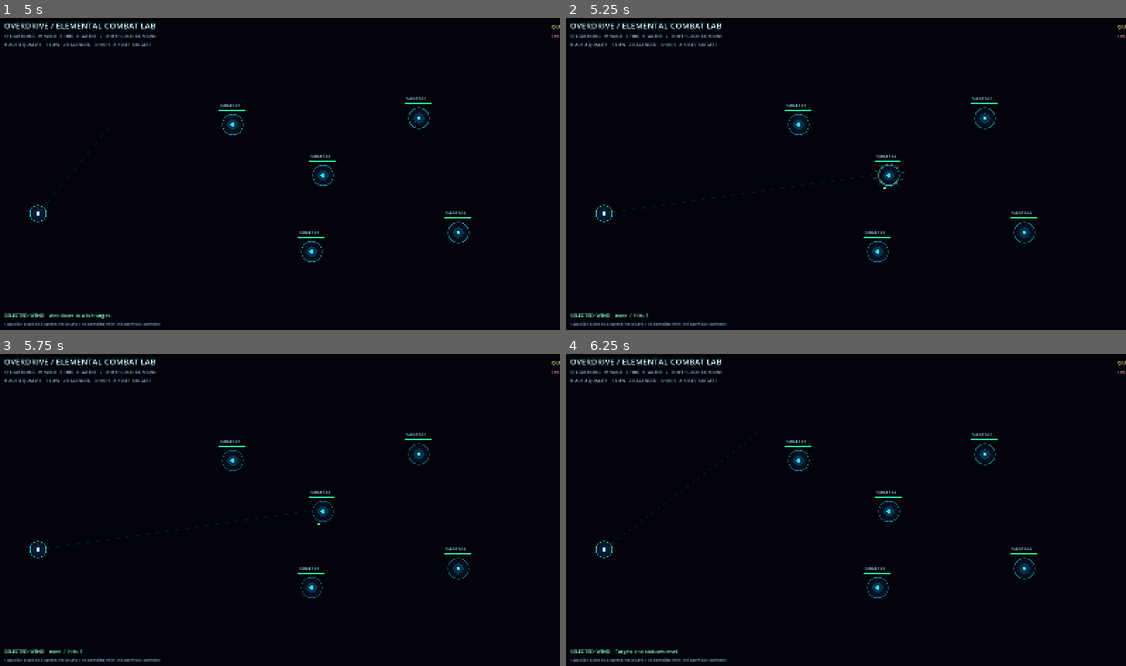
Above: before the commit, frames 1-4 (two rows, left to right).
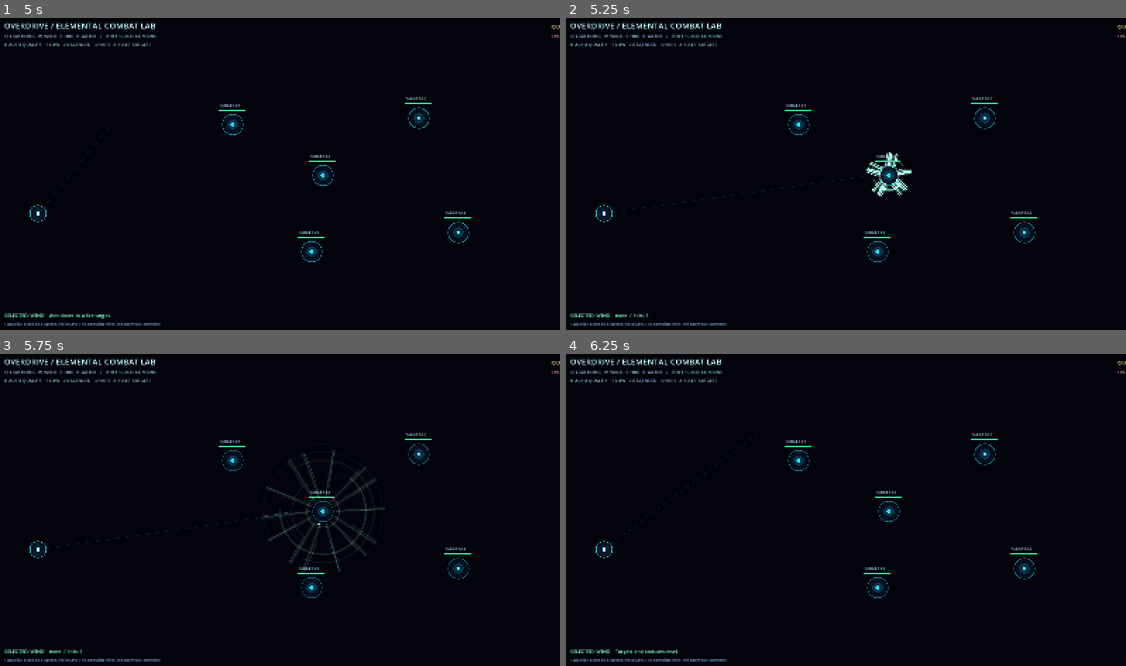
Above: after the commit, the same moments.

Repository: rifatsidik/elemental-overdrive
Game: Godot game, scene res://scenes/elemental_combat_lab.tscn
Two runs of this game, one before a commit and one after it. Both use one fixed random seed, a clock stepped at 60 frames per second and the inputs below. This scene is started directly instead of the project's main scene.
Inputs (mouse positions are in pixels of both pictures, inside the frame that each line leads up to):
- Up to frame 1 (5 s): tap Enter at 0.5, 2, 3.5 s; move the mouse to (403, 158) at 0.52 s; hold D 0.53-1.28 s; tap Q at 0.6 s; click (403, 158) at 0.67 s; tap Space at 1.25, 2.75, 4.25 s; move the mouse to (162, 192) at 1.27 s; hold S 1.28-2.03 s; tap E at 1.35 s; move the mouse to (336, 105) at 2.02 s; hold D 2.03-2.78 s; tap R at 2.1 s; move the mouse to (252, 239) at 2.77 s; hold W 2.78-3.53 s; tap 0 at 2.85 s; click (252, 239) at 2.92 s; move the mouse to (448, 223) at 3.52 s; hold A from 3.53 s (still down); tap 1 at 3.6 s; move the mouse to (106, 127) at 4.27 s; tap 2 at 4.35 s
- Up to frame 2 (5.25 s): move the mouse to (874, 174) at 5.02 s; release A at 5.03 s; hold S from 5.03 s (still down); tap 3 at 5.1 s; click (874, 174) at 5.17 s
- Up to frame 3 (5.75 s): keep holding S
- Up to frame 4 (6.25 s): move the mouse to (762, 432) at 5.77 s; release S at 5.78 s; hold D from 5.78 s (still down); tap X at 5.85 s

Frame 1 is identical in both runs. In frame 2, 0.4% of the frame differs, in the area x 53-62%, y 42-58%; in frame 3, 0.9%, in the area x 46-69%, y 30-70%; in frame 4, nothing differs.

Commit message:
Upgrade wind effects with broad pressure rings and cutting gust ribbons

Diff:
--- a/scripts/visuals/elements/wind_burst.gd
+++ b/scripts/visuals/elements/wind_burst.gd
@@ -2,19 +2,22 @@
 class_name OverdriveWindBurst
 
 var age: float = 0.0
-var lifetime: float = 0.52
+var lifetime: float = 0.68
 var strength: float = 1.0
 var layer_budget: int = 2
 var tint: Color = Color(0.55, 1.0, 0.82, 1.0)
 
 func configure(new_strength: float, layers: int, color: Color = Color(0.55, 1.0, 0.82, 1.0)) -> void:
-	strength = clampf(new_strength, 0.25, 2.0)
+	strength = clampf(new_strength, 0.25, 2.25)
 	layer_budget = clampi(layers, 1, 3)
 	tint = color
 	age = 0.0
 	queue_redraw()
 
 func _ready() -> void:
+	var additive := CanvasItemMaterial.new()
+	additive.blend_mode = CanvasItemMaterial.BLEND_MODE_ADD
+	material = additive
 	set_process(true)
 
 func _process(delta: float) -> void:
@@ -27,17 +30,29 @@
 func _draw() -> void:
 	var progress := clampf(age / lifetime, 0.0, 1.0)
 	var fade := 1.0 - progress
-	var rotation := age * 8.0
-	for i in range(layer_budget):
-		var radius := (12.0 + progress * (38.0 + float(i) * 11.0)) * strength
-		var start_angle := rotation + float(i) * 1.8
-		var sweep := lerpf(1.7, 3.8, progress)
-		var color := Color(tint.r, tint.g, tint.b, fade * (0.72 / float(i + 1)))
-		draw_arc(Vector2.ZERO, radius, start_angle, start_angle + sweep, 32, color, maxf(1.0, 3.0 - float(i)), true)
-		draw_arc(Vector2.ZERO, radius * 0.72, start_angle + PI, start_angle + PI + sweep * 0.65, 24, Color(0.88, 1.0, 0.96, fade * 0.48 / float(i + 1)), 1.2, true)
-	for i in range(6 + layer_budget * 2):
-		var angle := rotation * 0.6 + TAU * float(i) / float(6 + layer_budget * 2)
+	var punch := 1.0 - smoothstep(0.0, 0.24, age)
+	var rotation := age * 9.5
+	# Expanding pressure front with offset, broken rings for a turbulent silhouette.
+	draw_circle(Vector2.ZERO, (15.0 + progress * 28.0) * strength, Color(tint.r, tint.g, tint.b, punch * 0.11))
+	for i in range(layer_budget + 1):
+		var radius := (18.0 + progress * (66.0 + float(i) * 17.0)) * strength
+		var start_angle := rotation * (1.0 if i % 2 == 0 else -0.72) + float(i) * 1.73
+		var sweep := lerpf(1.25, 4.7, progress)
+		var alpha := fade * (0.76 / float(i + 1))
+		draw_arc(Vector2.ZERO, radius, start_angle, start_angle + sweep, 42, Color(tint.r, tint.g, tint.b, alpha), maxf(1.2, 5.0 - float(i)), true)
+		draw_arc(Vector2.ZERO, radius * 0.73, start_angle + PI, start_angle + PI + sweep * 0.48, 30, Color(0.9, 1.0, 0.97, alpha * 0.7), maxf(1.0, 2.4 - float(i) * 0.4), true)
+	# Fast, tapered-looking gusts cut across the expanding vortex.
+	var gust_count := 5 + layer_budget * 3
+	for i in range(gust_count):
+		var angle := rotation * 0.58 + TAU * float(i) / float(gust_count)
 		var direction := Vector2.from_angle(angle)
-		var inner := direction * (8.0 + progress * 18.0) * strength
-		var outer := direction * (18.0 + progress * 62.0) * strength
-		draw_line(inner, outer, Color(tint.r, tint.g, tint.b, fade * 0.38), 1.4, true)
+		var tangent := Vector2(-direction.y, direction.x)
+		var inner := direction * (7.0 + progress * 18.0) * strength
+		var outer := direction * (28.0 + progress * 92.0) * strength
+		var sweep_offset := tangent * sin(age * 18.0 + float(i) * 2.1) * 13.0 * strength
+		draw_line(inner, outer + sweep_offset, Color(tint.r, tint.g, tint.b, fade * 0.25), 7.0 * strength, true)
+		draw_line(inner, outer + sweep_offset, Color(tint.r, tint.g, tint.b, fade * 0.8), 2.1 * strength, true)
+		draw_line(inner.lerp(outer, 0.38), outer + sweep_offset * 0.7, Color(0.94, 1.0, 0.98, fade * 0.9), 1.0 * strength, true)
+	# Bright central pressure flash fades faster than the outer turbulence.
+	draw_circle(Vector2.ZERO, (7.0 + 12.0 * punch) * strength, Color(0.65, 1.0, 0.9, punch * 0.32))
+	draw_arc(Vector2.ZERO, (11.0 + progress * 20.0) * strength, rotation, rotation + PI * 1.7, 32, Color(0.95, 1.0, 0.98, fade * 0.85), 2.0 * strength, true)
